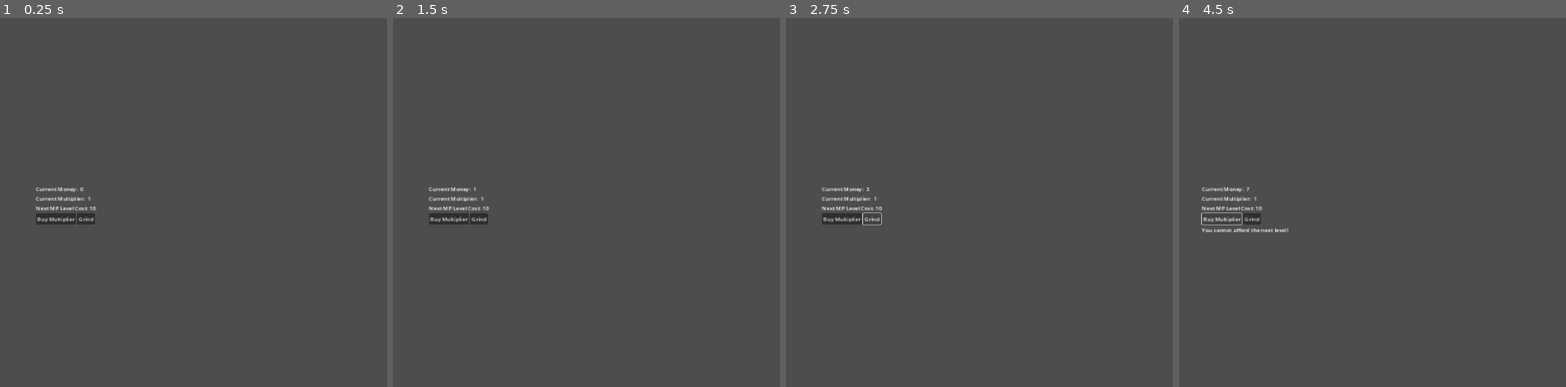
Above: before the commit, frames 1-4 (left to right).
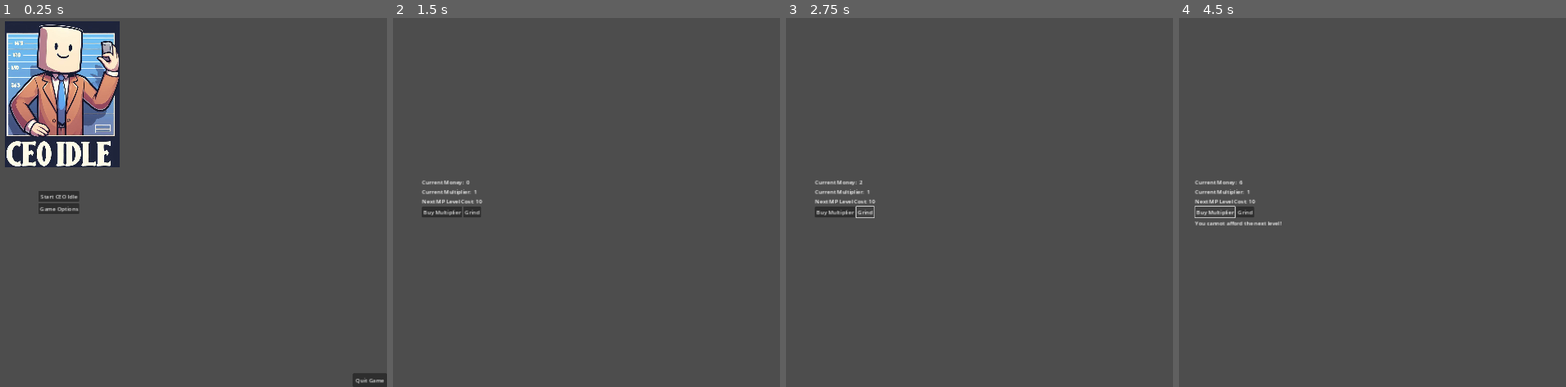
Above: after the commit, the same moments.

Repository: Loafabreadly/CEO-Idle
Game: Godot game, scene res://scenes/MainMenu.tscn
Same seed, same stepped clock (60 frames per second), same inputs: the game is played once before the commit and once after it. Before the commit the project starts from res://game.tscn.
Inputs (mouse positions are in pixels of both pictures, inside the frame that each line leads up to):
- Up to frame 1 (0.25 s): no input
- Up to frame 2 (1.5 s): click (451, 209) at 0.5 s, where only the run after the commit has a clickable "Game Options"; click (451, 195) at 1.25 s, where only the run after the commit has a clickable "Start CEO Idle"
- Up to frame 3 (2.75 s): click "Grind" at 2 s
- Up to frame 4 (4.5 s): click "Grind" at 2.75 s; click "Grind" at 3.5 s; click "Buy Multiplier" at 4.25 s

The runs differ from the first frame. In frame 1, 13% of the frame differs, in the area x 1-100%, y 0-100%; in frame 2, 1.0%; in frame 3, 1.0%; in frame 4, 1.2%.

Commit message:
Restructure + Main Menu
#2 should be mostly resolved, will still take some work to finish the options and spice it all up

Diff:
--- a/project.godot
+++ b/project.godot
@@ -12,10 +12,10 @@
 
 config/name="Ceo-idle"
 config/version="Core"
-run/main_scene="res://game.tscn"
+run/main_scene="res://scenes/MainMenu.tscn"
 config/features=PackedStringArray("4.2", "Mobile")
 boot_splash/bg_color=Color(0.0392157, 0.168627, 0.113725, 1)
-boot_splash/image="res://bread.png"
+boot_splash/image="res://imgs/bread.png"
 
 [display]
 
--- /dev/null
+++ b/scenes/MainMenu.tscn
@@ -0,0 +1,71 @@
+[gd_scene load_steps=3 format=3 uid="uid://cyx1i8amdkwe1"]
+
+[ext_resource type="Script" path="res://scripts/MainMenu.gd" id="1_xi6bt"]
+[ext_resource type="Texture2D" uid="uid://dwtjlpruj482d" path="res://imgs/titleImg.png" id="2_3t8ag"]
+
+[node name="MainMenu" type="Node"]
+script = ExtResource("1_xi6bt")
+
+[node name="Control" type="Control" parent="."]
+layout_mode = 3
+anchors_preset = 0
+offset_right = 1920.0
+offset_bottom = 1080.0
+
+[node name="centerContainer" type="CenterContainer" parent="Control"]
+layout_mode = 1
+anchors_preset = 8
+anchor_left = 0.5
+anchor_top = 0.5
+anchor_right = 0.5
+anchor_bottom = 0.5
+offset_left = -100.0
+offset_top = -100.0
+offset_right = 100.0
+offset_bottom = 100.0
+grow_horizontal = 2
+grow_vertical = 2
+
+[node name="vertContainer" type="VBoxContainer" parent="Control/centerContainer"]
+layout_mode = 2
+
+[node name="startGameBtn" type="Button" parent="Control/centerContainer/vertContainer"]
+layout_mode = 2
+text = "Start CEO Idle"
+
+[node name="optionsButton" type="Button" parent="Control/centerContainer/vertContainer"]
+layout_mode = 2
+text = "Game Options"
+
+[node name="quitContainer" type="MarginContainer" parent="Control"]
+layout_mode = 1
+anchors_preset = 3
+anchor_left = 1.0
+anchor_top = 1.0
+anchor_right = 1.0
+anchor_bottom = 1.0
+offset_left = -100.0
+offset_top = -40.0
+grow_horizontal = 0
+grow_vertical = 0
+
+[node name="quitBtn" type="Button" parent="Control/quitContainer"]
+layout_mode = 2
+text = "Quit Game
+"
+
+[node name="titleContainer" type="AspectRatioContainer" parent="Control"]
+layout_mode = 1
+anchors_preset = 5
+anchor_left = 0.5
+anchor_right = 0.5
+grow_horizontal = 2
+
+[node name="TitleImg" type="Sprite2D" parent="Control/titleContainer"]
+position = Vector2(9, 223)
+scale = Vector2(0.5, 0.5)
+texture = ExtResource("2_3t8ag")
+
+[connection signal="pressed" from="Control/centerContainer/vertContainer/startGameBtn" to="." method="_on_start_game_btn_pressed"]
+[connection signal="pressed" from="Control/centerContainer/vertContainer/optionsButton" to="." method="_on_options_button_pressed"]
+[connection signal="pressed" from="Control/quitContainer/quitBtn" to="." method="_on_quit_btn_pressed"]
--- a/game.tscn
+++ b/scenes/game.tscn
@@ -1,19 +1,17 @@
 [gd_scene load_steps=2 format=3 uid="uid://bkspo60kqtp17"]
 
-[ext_resource type="Script" path="res://Game.gd" id="1_im4fr"]
+[ext_resource type="Script" path="res://scripts/Game.gd" id="1_7y28a"]
 
 [node name="Game" type="Node"]
-script = ExtResource("1_im4fr")
+script = ExtResource("1_7y28a")
 
 [node name="UI" type="Control" parent="."]
 layout_mode = 3
 anchors_preset = 0
-offset_left = 960.0
-offset_top = 540.0
-offset_right = 1000.0
-offset_bottom = 580.0
-size_flags_horizontal = 6
-size_flags_vertical = 6
+offset_right = 1920.0
+offset_bottom = 1080.0
+size_flags_horizontal = 0
+size_flags_vertical = 4
 
 [node name="CenterContainer" type="CenterContainer" parent="UI"]
 layout_mode = 1
--- /dev/null
+++ b/scripts/MainMenu.gd
@@ -0,0 +1,25 @@
+extends Node
+
+
+# Called when the node enters the scene tree for the first time.
+func _ready():
+	pass # Replace with function body.
+
+
+# Called every frame. 'delta' is the elapsed time since the previous frame.
+func _process(delta):
+	pass
+
+
+func _on_start_game_btn_pressed():
+	print("Loading Game!")
+	get_tree().change_scene_to_file("res://scenes/game.tscn")
+
+
+func _on_options_button_pressed():
+	pass # Replace with function body.
+
+
+func _on_quit_btn_pressed():
+	print("I was told to quit out via main menu button!")
+	get_tree().quit()
Renamed: bread.png -> imgs/bread.png
Not shown, changed: imgs/bread.png.import
Binary file added: imgs/titleImg.png
Not shown, added: imgs/titleImg.png.import
Renamed: Game.gd -> scripts/Game.gd
